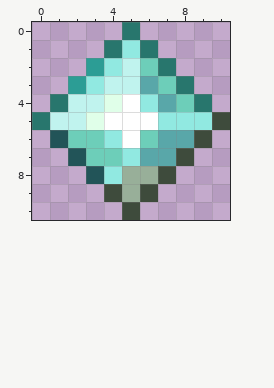
Pixel-art sprite: Assets/GUI/Starlight.png. This is how it looked before the edit.
The file is 22x22 pixels, drawn in blocks of 2x2; one block is one cell here.
After the commit:
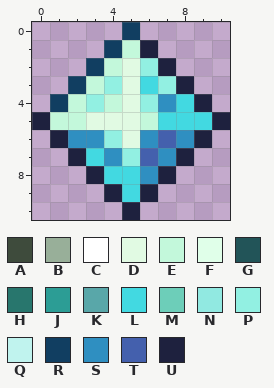
Palette (. is transparent): A #3e4b3c  B #98af99  C #ffffff  D #e1fae3  E #c3f8db  F #e0ffe9  G #225458  H #28766d  J #2c9d95  K #59a7a9  L #42d9e1  M #6dceb9  N #91e9e1  P #92f0e2  Q #c0f3ee  R #113e61  S #2f8fc1  T #4460ad  U #1e213e
What changed:
Changed rows in their new state; - is an unchanged pixel.
first column x 0:
 0 -----R-----
 1 ----REU----
 2 ---REDPU---
 3 --REPDLPU--
 4 -REPEDPSLU-
 5 UEEDDDELLLU
 6 -USSPDSTSU-
 7 --ULSPTSU--
 8 ---ULLSU---
 9 ----ULU----
10 -----U-----
Boxes around the changes in both pictures, in picture pixels (x1, y1, x2, y2):
changed: (32, 22, 230, 220)
